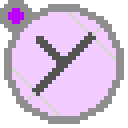
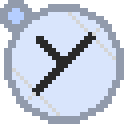
Layers edited between the first and the second 128x128 image:
painted on "Layer 3" over (8, 8, 24, 24)
painted on "Layer 4" over (32, 32, 96, 96)
"Layer 2": opacity 20% → 50%, painted on it over (8, 8, 116, 116)
painted on "Layer 1" over (0, 0, 124, 124)
